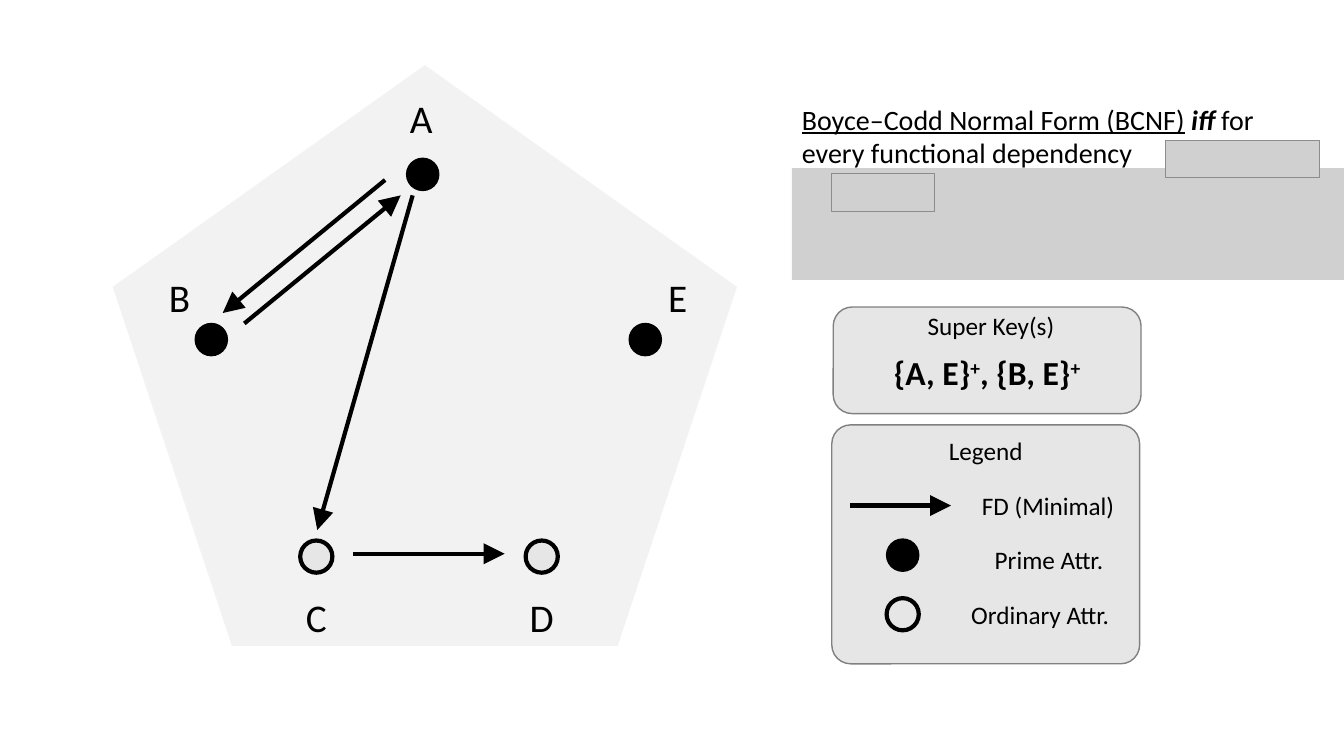
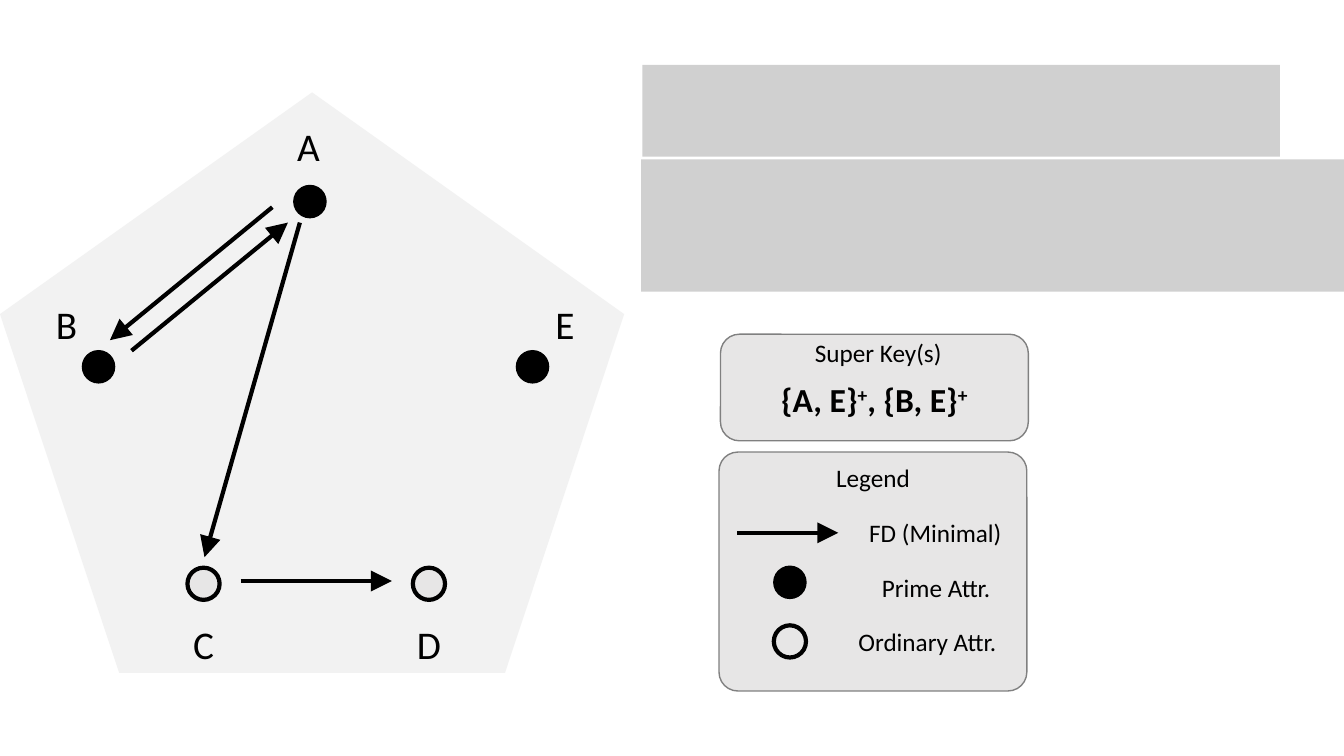
Before and after one commit to mark-h-meng/BT5110-tutorials, a slide deck: slide 9 of src/t5/images/t5.pptx (slide 6 before the commit). Drawn at 1344x756 pixels with LibreOffice and Linux fonts; fonts in the diff are those of the drawing; grey boxes stand for pictures. Boxes give left, top, right and bottom in pixels: in the first picture for what was removed or moved away, otherwise in the second. Text is boxed around its words. In the diff, an @@ line names an element or a change of style, - is before the commit and + after.

```diff
--- a/src/t5/images/t5.pptx
+++ b/src/t5/images/t5.pptx
@@ picture added at (642, 65, 1279, 156) @@
@@ text removed at (802, 109, 1254, 170) @@
-Boyce–Codd Normal Form (BCNF) iff for every functional dependency
@@ picture removed at (1166, 141, 1321, 177) @@
@@ picture: place and size @@
-picture at (792, 168, 1344, 280)
+picture at (641, 159, 1344, 291)
@@ picture removed at (832, 173, 935, 212) @@
@@ 10 texts, 4 arrows, 3 ellipses, 1 pentagon, 1 rounded rectangle: place and size @@
-10 texts, 4 arrows, 3 ellipses, 1 pentagon, 1 rounded rectangle at (113, 66, 1141, 646)
+10 texts, 4 arrows, 3 ellipses, 1 pentagon, 1 rounded rectangle at (0, 93, 1028, 674)
@@ 1 text, 1 arrow, 1 ellipse, 1 rounded rectangle: place and size @@
-1 text, 1 arrow, 1 ellipse, 1 rounded rectangle at (223, 180, 1139, 663)
+1 text, 1 arrow, 1 ellipse, 1 rounded rectangle at (110, 208, 1026, 691)
@@ 3 ellipses: place and size @@
-3 ellipses at (300, 158, 558, 573)
+3 ellipses at (188, 186, 446, 600)
```
Also in this commit, not shown: 3 other slides changed, 6 slides added, 14 other files.
